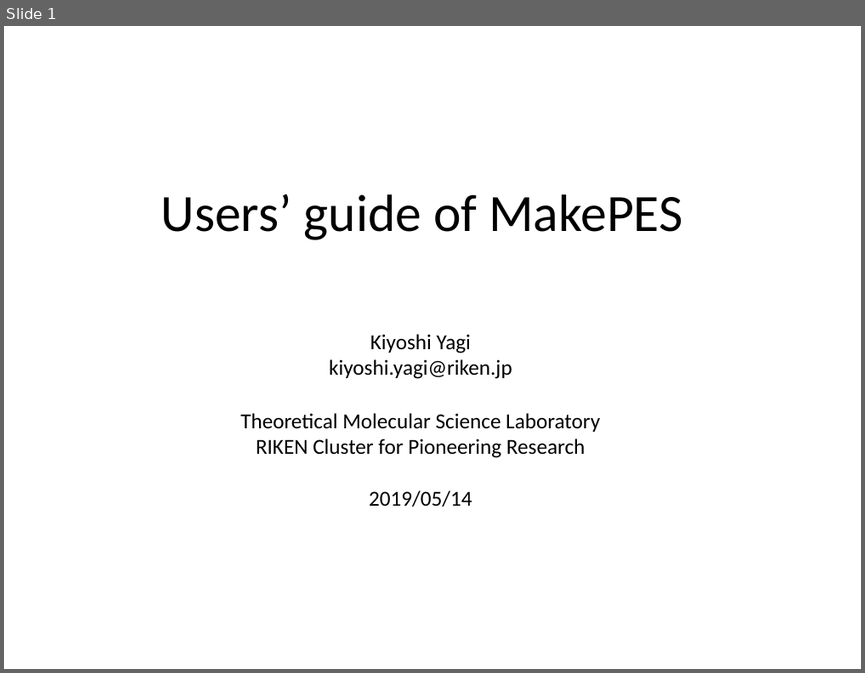
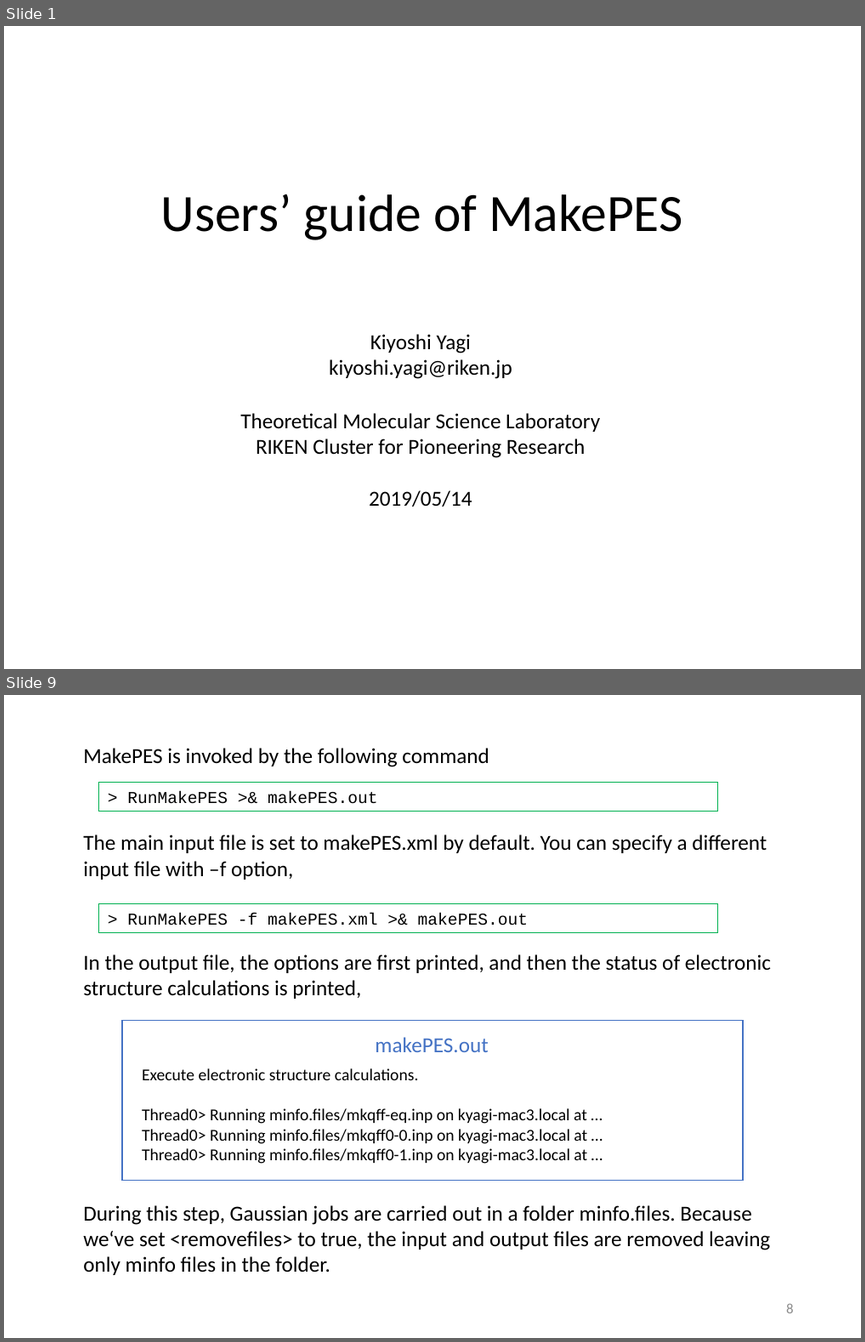
Before and after one commit to yagikiyoshi/sindo, a slide deck: doc/MakePES/usage_MakePES.pptx. Shown one above the other, each under a label of ours: slide 1 before the commit, slides 1 and 9 after it; the slides between them are not shown. The pictures are 865x673 and 865x1342 pixels, drawn with LibreOffice and Linux fonts; fonts in the diff are those of the drawing. Boxes give left, top, right and bottom in pixels: in the first picture for what was removed or moved away, otherwise in the second. Text is boxed around its words. In the diff, an @@ line names an element or a change of style, - is before the commit and + after.

```diff
--- a/doc/MakePES/usage_MakePES.pptx
+++ b/doc/MakePES/usage_MakePES.pptx
@@ slide 9 added at box(4, 695, 861, 1338), background #FFFFFF @@
@@ text added at box(83, 748, 488, 767), 18 pt, text #000000 @@
+MakePES is invoked by the following command
@@ rectangle added at box(99, 783, 718, 811), outline #00B050 0.75 pt, 14 pt, text #000000 @@
+> RunMakePES >& makePES.out
@@ text added at box(83, 834, 766, 879), 18 pt, text #000000 @@
+The main input file is set to makePES.xml by default. You can specify a different input file with –f option,
@@ rectangle added at box(99, 904, 718, 933), outline #00B050 0.75 pt, 14 pt, text #000000 @@
+> RunMakePES -f makePES.xml >& makePES.out
@@ text added at box(83, 954, 771, 998), 18 pt, text #000000 @@
+In the output file, the options are first printed, and then the status of electronic structure calculations is printed,
@@ rectangle added at box(122, 1021, 743, 1180), outline #4472C4 1 pt @@
@@ text added at box(375, 1037, 488, 1052), 18 pt, text #4472C4 @@
+makePES.out
@@ text added at box(142, 1068, 587, 1163), 14 pt, text #000000 @@
+Execute electronic structure calculations.
+Thread0> Running minfo.files/mkqff-eq.inp on kyagi-mac3.local at …
+Thread0> Running minfo.files/mkqff0-0.inp on kyagi-mac3.local at …
+Thread0> Running minfo.files/mkqff0-1.inp on kyagi-mac3.local at …
@@ text added at box(83, 1205, 770, 1275), 18 pt, text #000000 @@
+During this step, Gaussian jobs are carried out in a folder minfo.files. Because we‘ve set <removefiles> to true, the input and output files are removed leaving only minfo files in the folder.
@@ page number added at box(786, 1303, 793, 1313), 12 pt, text #8C8C8C @@
+8
```
Also in this commit, not shown: 12 slides changed, 35 other slides added, 4 slides removed, 4 other files.
